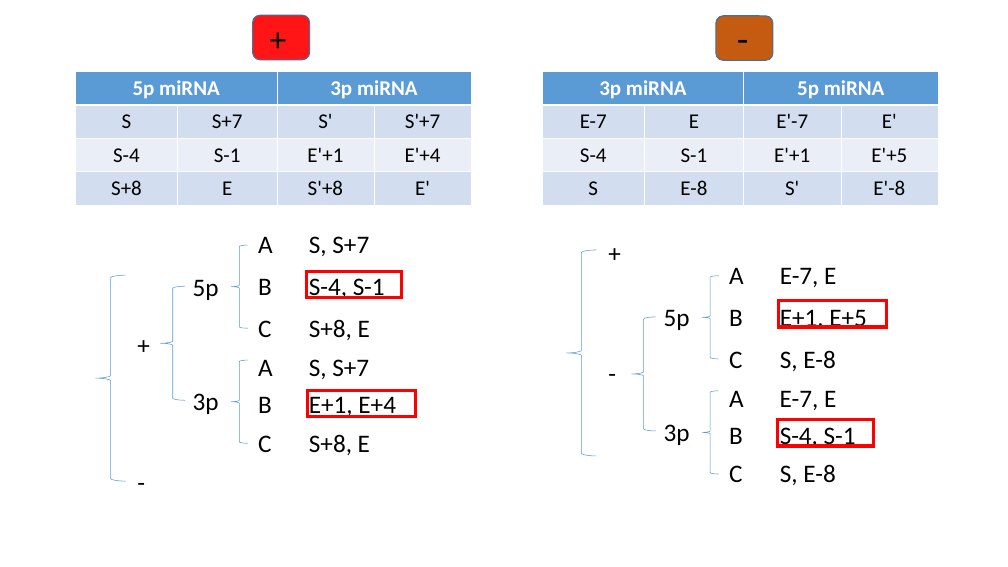
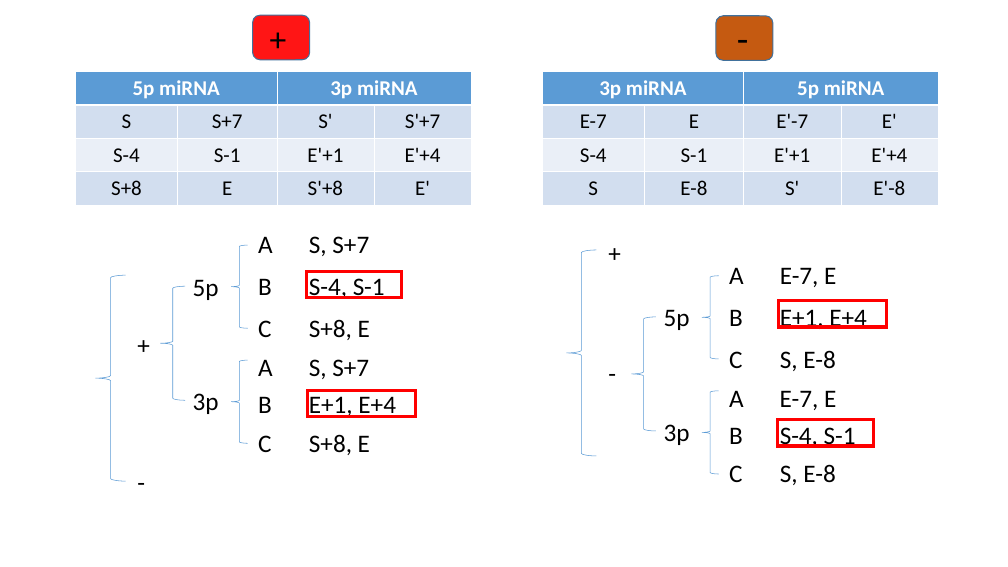
Before and after one commit to Yixf-Education/demo4bx, a slide deck: slide 6 of programming/materials/miRNA_draft.ppt. Drawn at 1008x567 pixels with LibreOffice and Linux fonts; fonts in the diff are those of the drawing. Boxes give left, top, right and bottom in pixels: in the first picture for what was removed or moved away, otherwise in the second. Text is boxed around its words. In the diff, an @@ line names an element or a change of style, - is before the commit and + after.

```diff
--- a/programming/materials/miRNA_draft.ppt
+++ b/programming/materials/miRNA_draft.ppt
@@ table at bbox=[543, 72, 938, 203] @@
-row 3, column 4: E'+5
+row 3, column 4: E'+4
@@ text at bbox=[780, 309, 867, 329]: text changed @@
-E+1, E+5
+E+1, E+4
```
Also in this commit, not shown: 1 other slide changed, 5 other files.
